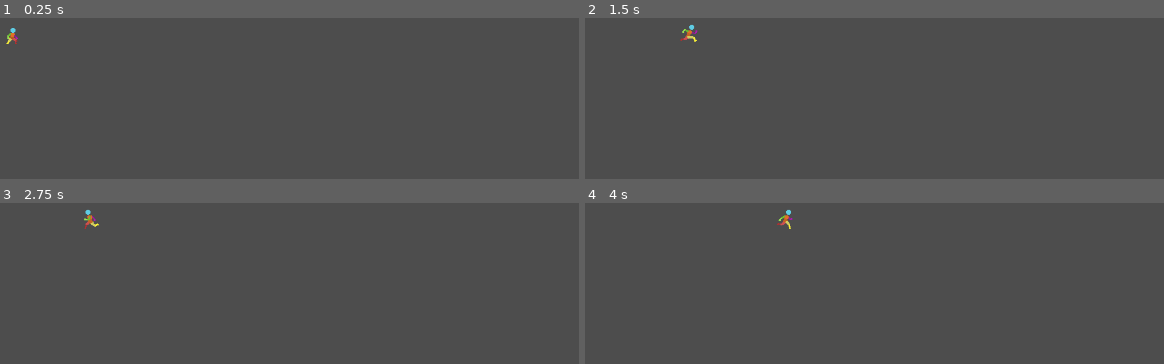
Above: before the commit, frames 1-4 (two rows, left to right).
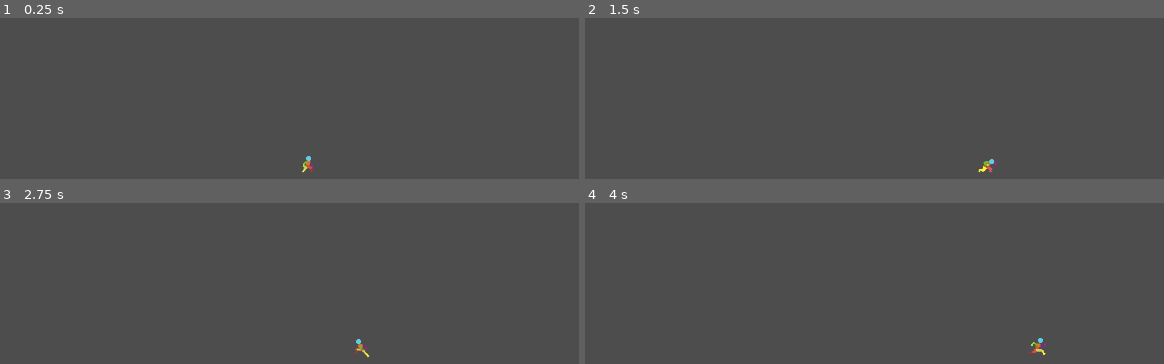
Above: after the commit, the same moments.

Repository: elliottdombrowski/godot-2d-platformer-test
Game: Godot game, scene res://scenes/main/main.tscn
Two runs of this game, one before a commit and one after it. Both use one fixed random seed, a clock stepped at 60 frames per second and the inputs below.
Inputs:
- Up to frame 1 (0.25 s): no input
- Up to frame 2 (1.5 s): tap Enter at 0.5 s; hold Shift (hold_sprint, bound only after the commit) 0.53-1.28 s; hold D (move_right) from 0.53 s (still down); tap W (jump) at 0.77 s; tap C (toggle_crouch, bound only after the commit) at 0.8, 1.35 s; tap Space at 1.25 s
- Up to frame 3 (2.75 s): tap W (jump) at 1.52 s; tap Shift (hold_sprint, bound only after the commit) at 1.55 s; release D (move_right) at 2.03 s; hold A (move_left) from 2.03 s (still down); hold Shift (hold_sprint, bound only after the commit) from 2.03 s (still down); tap C (toggle_crouch, bound only after the commit) at 2.3 s
- Up to frame 4 (4 s): tap Enter at 2.75 s; release A (move_left) at 2.78 s; release Shift (hold_sprint, bound only after the commit) at 2.78 s; hold D (move_right) from 2.78 s (still down); tap C (toggle_crouch, bound only after the commit) at 2.85, 3.8 s; tap W (jump) at 3.02, 3.77 s; tap Shift (hold_sprint, bound only after the commit) at 3.05 s; hold Shift (hold_sprint, bound only after the commit) from 3.53 s (still down)

The runs differ from the first frame. In frame 1, 0.2% of the frame differs, in the area x 1-55%, y 6-96%; in frame 2, 0.3%, in the area x 16-72%, y 4-96%; in frame 3, 0.2%; in frame 4, 0.3%.

Commit message:
Basic player movement

Diff:
--- a/project.godot
+++ b/project.godot
@@ -47,6 +47,16 @@
 , Object(InputEventKey,"resource_local_to_scene":false,"resource_name":"","device":-1,"window_id":0,"alt_pressed":false,"shift_pressed":false,"ctrl_pressed":false,"meta_pressed":false,"pressed":false,"keycode":0,"physical_keycode":32,"key_label":0,"unicode":32,"echo":false,"script":null)
 ]
 }
+toggle_crouch={
+"deadzone": 0.5,
+"events": [Object(InputEventKey,"resource_local_to_scene":false,"resource_name":"","device":-1,"window_id":0,"alt_pressed":false,"shift_pressed":false,"ctrl_pressed":false,"meta_pressed":false,"pressed":false,"keycode":0,"physical_keycode":67,"key_label":0,"unicode":99,"echo":false,"script":null)
+]
+}
+hold_sprint={
+"deadzone": 0.5,
+"events": [Object(InputEventKey,"resource_local_to_scene":false,"resource_name":"","device":-1,"window_id":0,"alt_pressed":false,"shift_pressed":false,"ctrl_pressed":false,"meta_pressed":false,"pressed":false,"keycode":0,"physical_keycode":4194325,"key_label":0,"unicode":0,"echo":false,"script":null)
+]
+}
 
 [rendering]
 
--- a/scenes/main/main.tscn
+++ b/scenes/main/main.tscn
@@ -5,4 +5,4 @@
 [node name="Main" type="Node"]
 
 [node name="Player" parent="." instance=ExtResource("1_r86ec")]
-position = Vector2(167, 157)
+position = Vector2(640, 362)
--- a/scenes/player/player.gd
+++ b/scenes/player/player.gd
@@ -1,18 +1,44 @@
 extends CharacterBody2D
 
-@export var SPEED      : int = 155
-@export var JUMP_FORCE : int = 255
-@export var GRAVITY    : int = 900
+@export var RUN_SPEED    : int = 180
+@export var WALK_SPEED   : int = 100
+@export var CROUCH_SPEED : int = 80
+@export var JUMP_FORCE   : int = 255
+@export var GRAVITY      : int = 900
+
+@export var IS_IDLE      : bool = true
+@export var IS_WALKING   : bool = false
+@export var IS_RUNNING   : bool = false
+@export var IS_CROUCHED  : bool = false
 
 
 func _physics_process(delta):
-	var direction = Input.get_axis("move_left", "move_right")
+	handle_player_movement()
+
+
+func handle_player_movement():
+	var direction   = Input.get_axis("move_left", "move_right")
+	var is_running  = player_is_running()
+	var is_crouched = player_is_crouched()
+
 	if direction:
-		velocity.x = direction * SPEED
-		$AnimatedSprite2D.play("run")
+		IS_IDLE    = false
+		IS_WALKING = true
+		if is_crouched:
+			velocity.x = direction * CROUCH_SPEED
+			$AnimatedSprite2D.play("crouch_walk")
+		elif is_running:
+			velocity.x = direction * RUN_SPEED
+			$AnimatedSprite2D.play("run")
+		else:
+			velocity.x = direction * WALK_SPEED
+			$AnimatedSprite2D.play("walk")
 	else:
+		IS_WALKING = false
+		IS_IDLE    = true
 		velocity.x = 0
-		$AnimatedSprite2D.play("idle")
+		if is_crouched: $AnimatedSprite2D.play("crouch_idle")
+		else:           $AnimatedSprite2D.play("idle")
 
 	# Flip player
 	get_player_facing_direction(direction)
@@ -32,3 +58,19 @@
 func get_player_facing_direction(direction):
 	if   direction ==  1: $AnimatedSprite2D.flip_h = false
 	elif direction == -1: $AnimatedSprite2D.flip_h = true
+
+# Hold to Run
+func player_is_running():
+	if Input.is_action_pressed("hold_sprint"): # and is_on_floor():
+		IS_CROUCHED = false
+		IS_RUNNING  = true
+	else:
+		IS_RUNNING  = false
+	return IS_RUNNING
+
+
+# Toggle crouch
+func player_is_crouched():
+	if Input.is_action_just_pressed("toggle_crouch"): # and is_on_floor():
+		IS_CROUCHED = !IS_CROUCHED
+	return IS_CROUCHED
--- a/scenes/player/player.tscn
+++ b/scenes/player/player.tscn
@@ -1,27 +1,55 @@
-[gd_scene load_steps=25 format=3 uid="uid://bdrxo64le4hjd"]
+[gd_scene load_steps=53 format=3 uid="uid://bdrxo64le4hjd"]
 
 [ext_resource type="Script" path="res://scenes/player/player.gd" id="1_sql77"]
 [ext_resource type="Texture2D" uid="uid://b4oyxbarnrada" path="res://animations/player/idle/tile000.png" id="1_yq0gx"]
+[ext_resource type="Texture2D" uid="uid://dfykp6wvftkxg" path="res://animations/player/crouch_idle/tile000.png" id="2_f6wii"]
 [ext_resource type="Texture2D" uid="uid://canagi061dwg8" path="res://animations/player/idle/tile001.png" id="2_yqwu3"]
 [ext_resource type="Texture2D" uid="uid://bjclqp533dg05" path="res://animations/player/idle/tile002.png" id="3_7tg15"]
+[ext_resource type="Texture2D" uid="uid://cgg58od5h88hj" path="res://animations/player/crouch_idle/tile001.png" id="3_tstkn"]
+[ext_resource type="Texture2D" uid="uid://00274hwqvtlx" path="res://animations/player/crouch_idle/tile002.png" id="4_7daqm"]
 [ext_resource type="Texture2D" uid="uid://c1wrsbpvfglio" path="res://animations/player/idle/tile003.png" id="4_gi7nv"]
 [ext_resource type="Texture2D" uid="uid://n7be1ed6v453" path="res://animations/player/idle/tile004.png" id="5_37v3k"]
+[ext_resource type="Texture2D" uid="uid://dqgm7h2ramvsq" path="res://animations/player/crouch_idle/tile003.png" id="5_so26p"]
 [ext_resource type="Texture2D" uid="uid://bcqbr03w38hab" path="res://animations/player/idle/tile005.png" id="6_cn670"]
+[ext_resource type="Texture2D" uid="uid://b3bq6x7w56nkc" path="res://animations/player/crouch_idle/tile004.png" id="6_ut4mo"]
 [ext_resource type="Texture2D" uid="uid://bccwcmrv13b0w" path="res://animations/player/idle/tile006.png" id="7_c7ifw"]
+[ext_resource type="Texture2D" uid="uid://7t7jh8q4sptf" path="res://animations/player/crouch_idle/tile005.png" id="7_htuu4"]
+[ext_resource type="Texture2D" uid="uid://dsipkq82q5ppd" path="res://animations/player/crouch_idle/tile006.png" id="8_vyfdc"]
 [ext_resource type="Texture2D" uid="uid://towc6bfocngt" path="res://animations/player/idle/tile007.png" id="8_wpn40"]
 [ext_resource type="Texture2D" uid="uid://b6c8r5hdi0kx7" path="res://animations/player/idle/tile008.png" id="9_iqloc"]
+[ext_resource type="Texture2D" uid="uid://bn1hfx41mpd74" path="res://animations/player/crouch_idle/tile007.png" id="9_rcefb"]
 [ext_resource type="Texture2D" uid="uid://do07gk6xjckdg" path="res://animations/player/idle/tile009.png" id="10_087u4"]
+[ext_resource type="Texture2D" uid="uid://complhhrc4ax0" path="res://animations/player/crouch_idle/tile008.png" id="10_u3uxu"]
 [ext_resource type="Texture2D" uid="uid://c605wj2fb5vrm" path="res://animations/player/jump/tile000.png" id="11_ainch"]
+[ext_resource type="Texture2D" uid="uid://cgakfri7gb8gx" path="res://animations/player/crouch_idle/tile009.png" id="11_pr5jj"]
 [ext_resource type="Texture2D" uid="uid://3jikb62ohcov" path="res://animations/player/jump/tile001.png" id="12_3gkxg"]
+[ext_resource type="Texture2D" uid="uid://d27j6v87fryny" path="res://animations/player/crouch_walk/tile000.png" id="12_ftlge"]
 [ext_resource type="Texture2D" uid="uid://ci25hs7gi0yeu" path="res://animations/player/jump/tile002.png" id="13_vi7bs"]
+[ext_resource type="Texture2D" uid="uid://b5c6e3ivv65" path="res://animations/player/crouch_walk/tile001.png" id="13_w5hfi"]
 [ext_resource type="Texture2D" uid="uid://copo4duwixtm0" path="res://animations/player/run/tile000.png" id="14_0cjw8"]
+[ext_resource type="Texture2D" uid="uid://buuwdjoba8j3" path="res://animations/player/crouch_walk/tile002.png" id="14_02r0b"]
+[ext_resource type="Texture2D" uid="uid://i4tcftyffhn4" path="res://animations/player/crouch_walk/tile003.png" id="15_3jh5u"]
 [ext_resource type="Texture2D" uid="uid://cxq6obn4x8egb" path="res://animations/player/run/tile001.png" id="15_o0o2w"]
+[ext_resource type="Texture2D" uid="uid://bfns2ra7jiq8w" path="res://animations/player/crouch_walk/tile004.png" id="16_hrw2o"]
 [ext_resource type="Texture2D" uid="uid://cqd575bkpnirk" path="res://animations/player/run/tile002.png" id="16_rym16"]
+[ext_resource type="Texture2D" uid="uid://cp8kfane8o34k" path="res://animations/player/crouch_walk/tile005.png" id="17_e1qwj"]
 [ext_resource type="Texture2D" uid="uid://daxa4j0pl4bw" path="res://animations/player/run/tile003.png" id="17_hyy4e"]
 [ext_resource type="Texture2D" uid="uid://cmcl36u26y62w" path="res://animations/player/run/tile004.png" id="18_4n7vd"]
+[ext_resource type="Texture2D" uid="uid://c1eegtih75337" path="res://animations/player/crouch_walk/tile006.png" id="18_cin3o"]
+[ext_resource type="Texture2D" uid="uid://sgabvs73btwp" path="res://animations/player/crouch_walk/tile007.png" id="19_0143j"]
 [ext_resource type="Texture2D" uid="uid://b0ka5ff1824xb" path="res://animations/player/run/tile005.png" id="19_iguok"]
 [ext_resource type="Texture2D" uid="uid://bq8ln5sfqydji" path="res://animations/player/run/tile006.png" id="20_f5f1b"]
+[ext_resource type="Texture2D" uid="uid://bmsveioraanw6" path="res://animations/player/crouch_walk/tile008.png" id="20_wwvxj"]
 [ext_resource type="Texture2D" uid="uid://dguolcimvf2gw" path="res://animations/player/run/tile007.png" id="21_a4xc0"]
+[ext_resource type="Texture2D" uid="uid://crbcedk3katyu" path="res://animations/player/crouch_walk/tile009.png" id="21_fa6ei"]
+[ext_resource type="Texture2D" uid="uid://b2nqmumgooxm2" path="res://animations/player/walk/tile000.png" id="43_xa246"]
+[ext_resource type="Texture2D" uid="uid://tyw2kr5erjsx" path="res://animations/player/walk/tile001.png" id="44_owe4i"]
+[ext_resource type="Texture2D" uid="uid://btd6hoo7od818" path="res://animations/player/walk/tile002.png" id="45_76ffd"]
+[ext_resource type="Texture2D" uid="uid://lrj5ei6usr8r" path="res://animations/player/walk/tile003.png" id="46_2h53b"]
+[ext_resource type="Texture2D" uid="uid://drhose83r4b4t" path="res://animations/player/walk/tile004.png" id="47_5ocgj"]
+[ext_resource type="Texture2D" uid="uid://ip8f7c0gk4gl" path="res://animations/player/walk/tile005.png" id="48_7gs8p"]
+[ext_resource type="Texture2D" uid="uid://c41dylauc8kys" path="res://animations/player/walk/tile006.png" id="49_0dos3"]
+[ext_resource type="Texture2D" uid="uid://bwod0ray5sp4d" path="res://animations/player/walk/tile007.png" id="50_s5rvc"]
 
 [sub_resource type="CapsuleShape2D" id="CapsuleShape2D_1phv7"]
 radius = 6.0
@@ -30,6 +58,76 @@
 animations = [{
 "frames": [{
 "duration": 1.0,
+"texture": ExtResource("2_f6wii")
+}, {
+"duration": 1.0,
+"texture": ExtResource("3_tstkn")
+}, {
+"duration": 1.0,
+"texture": ExtResource("4_7daqm")
+}, {
+"duration": 1.0,
+"texture": ExtResource("5_so26p")
+}, {
+"duration": 1.0,
+"texture": ExtResource("6_ut4mo")
+}, {
+"duration": 1.0,
+"texture": ExtResource("7_htuu4")
+}, {
+"duration": 1.0,
+"texture": ExtResource("8_vyfdc")
+}, {
+"duration": 1.0,
+"texture": ExtResource("9_rcefb")
+}, {
+"duration": 1.0,
+"texture": ExtResource("10_u3uxu")
+}, {
+"duration": 1.0,
+"texture": ExtResource("11_pr5jj")
+}],
+"loop": true,
+"name": &"crouch_idle",
+"speed": 10.0
+}, {
+"frames": [{
+"duration": 1.0,
+"texture": ExtResource("12_ftlge")
+}, {
+"duration": 1.0,
+"texture": ExtResource("13_w5hfi")
+}, {
+"duration": 1.0,
+"texture": ExtResource("14_02r0b")
+}, {
+"duration": 1.0,
+"texture": ExtResource("15_3jh5u")
+}, {
+"duration": 1.0,
+"texture": ExtResource("16_hrw2o")
+}, {
+"duration": 1.0,
+"texture": ExtResource("17_e1qwj")
+}, {
+"duration": 1.0,
+"texture": ExtResource("18_cin3o")
+}, {
+"duration": 1.0,
+"texture": ExtResource("19_0143j")
+}, {
+"duration": 1.0,
+"texture": ExtResource("20_wwvxj")
+}, {
+"duration": 1.0,
+"texture": ExtResource("21_fa6ei")
+}],
+"loop": true,
+"name": &"crouch_walk",
+"speed": 10.0
+}, {
+"frames": [{
+"duration": 1.0,
 "texture": ExtResource("1_yq0gx")
 }, {
 "duration": 1.0,
@@ -106,7 +204,31 @@
 "name": &"run",
 "speed": 10.0
 }, {
-"frames": [],
+"frames": [{
+"duration": 1.0,
+"texture": ExtResource("43_xa246")
+}, {
+"duration": 1.0,
+"texture": ExtResource("44_owe4i")
+}, {
+"duration": 1.0,
+"texture": ExtResource("45_76ffd")
+}, {
+"duration": 1.0,
+"texture": ExtResource("46_2h53b")
+}, {
+"duration": 1.0,
+"texture": ExtResource("47_5ocgj")
+}, {
+"duration": 1.0,
+"texture": ExtResource("48_7gs8p")
+}, {
+"duration": 1.0,
+"texture": ExtResource("49_0dos3")
+}, {
+"duration": 1.0,
+"texture": ExtResource("50_s5rvc")
+}],
 "loop": true,
 "name": &"walk",
 "speed": 10.0
@@ -121,8 +243,8 @@
 
 [node name="AnimatedSprite2D" type="AnimatedSprite2D" parent="."]
 sprite_frames = SubResource("SpriteFrames_ohc71")
-animation = &"idle"
+animation = &"run"
 autoplay = "idle"
-frame = 1
-frame_progress = 0.348211
+frame = 3
+frame_progress = 0.420274
 offset = Vector2(0, -16)
